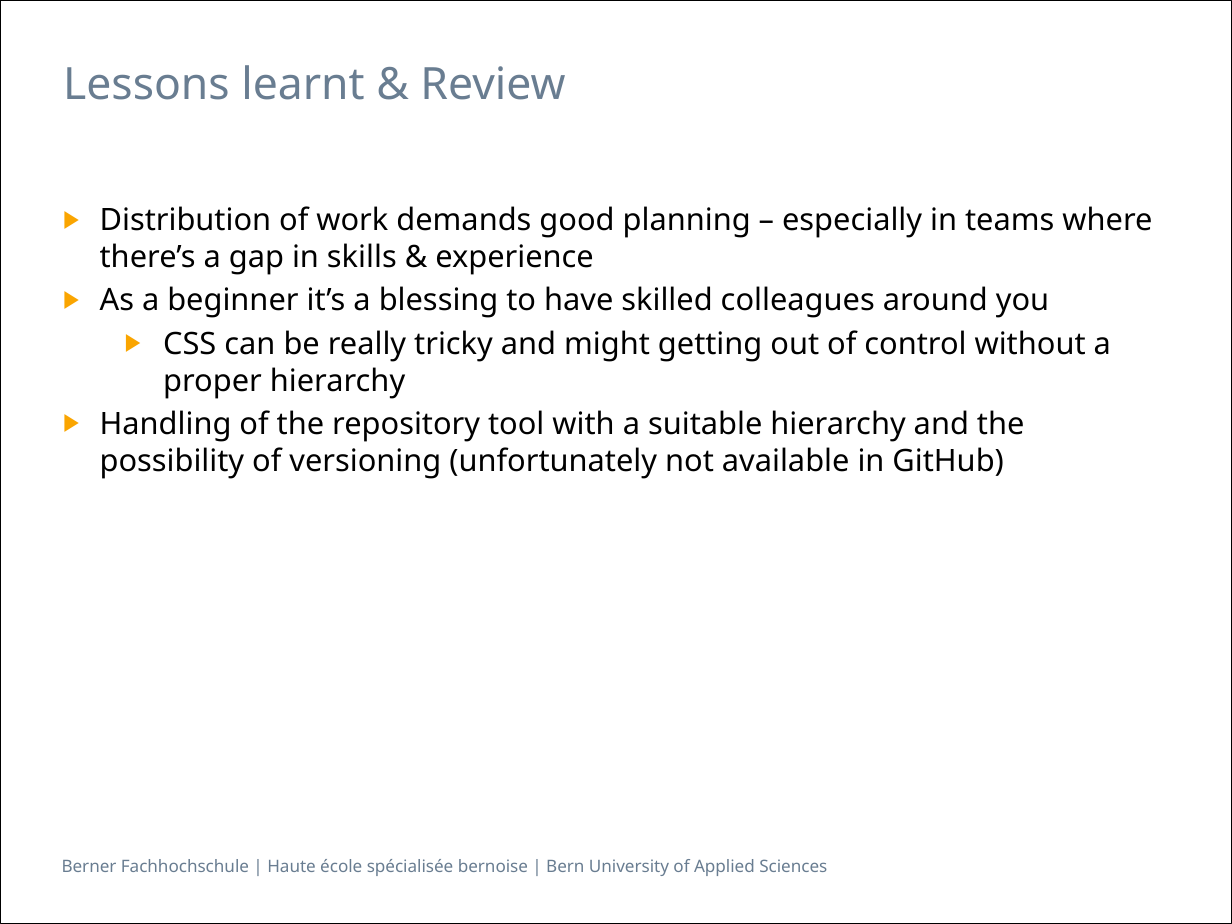
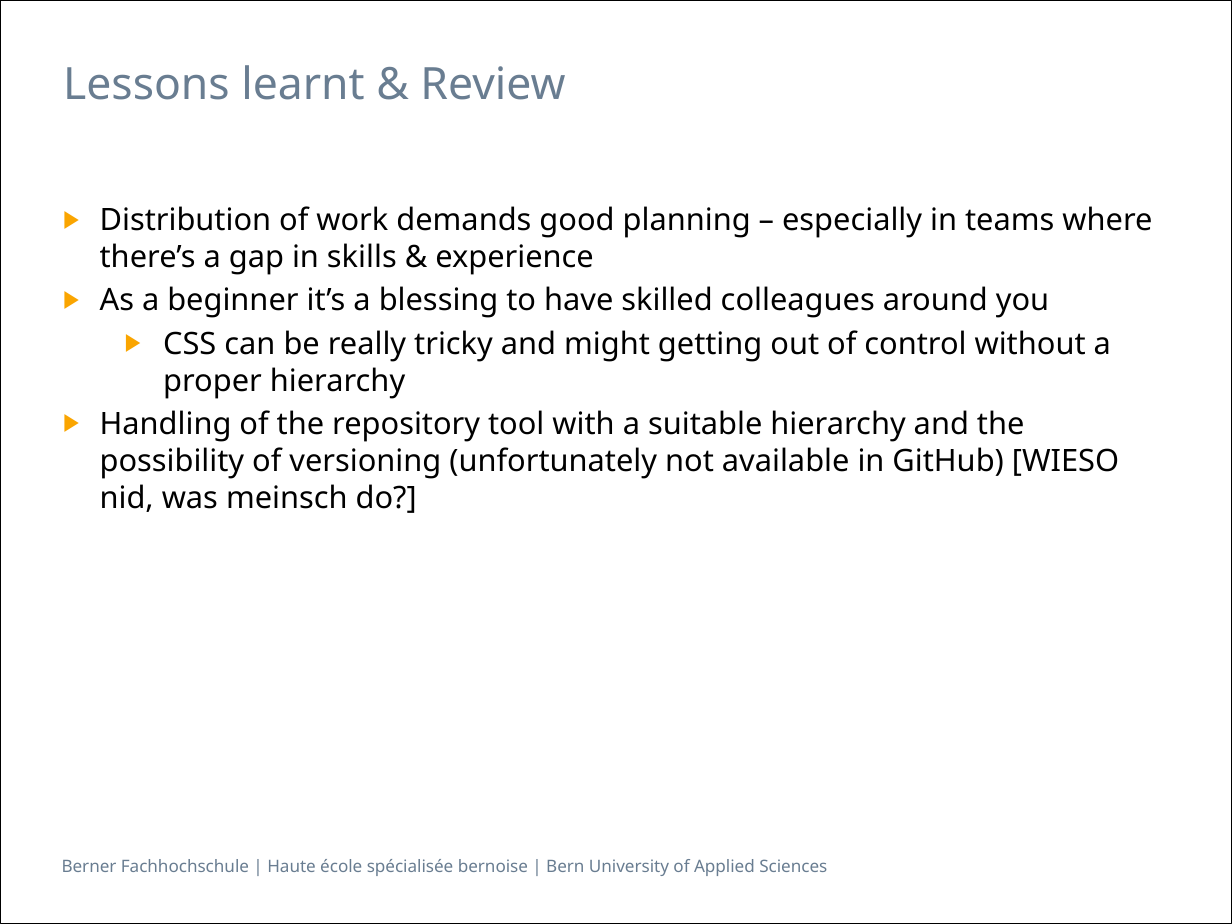
Before and after one commit to Makae/ch.bfh.bti7054.w2014.q.groot, a slide deck: slide 11 of trunk/doc/Presentation.pptx (slide 9 before the commit). Drawn at 1232x924 pixels with LibreOffice and Linux fonts; fonts in the diff are those of the drawing. Boxes give left, top, right and bottom in pixels: in the first picture for what was removed or moved away, otherwise in the second. Text is boxed around its words. In the diff, an @@ line names an element or a change of style, - is before the commit and + after.

```diff
--- a/trunk/doc/Presentation.pptx
+++ b/trunk/doc/Presentation.pptx
@@ text at box(100, 410, 1119, 513): text changed @@
-▶ Handling of the repository tool with a suitable hierarchy and the possibility of versioning (unfortunately not available in GitHub)
+▶ Handling of the repository tool with a suitable hierarchy and the possibility of versioning (unfortunately not available in GitHub) [WIESO nid, was meinsch do?]
```
Also in this commit, not shown: 4 other slides changed, 3 slides added, 1 slide removed, 1 other file.
